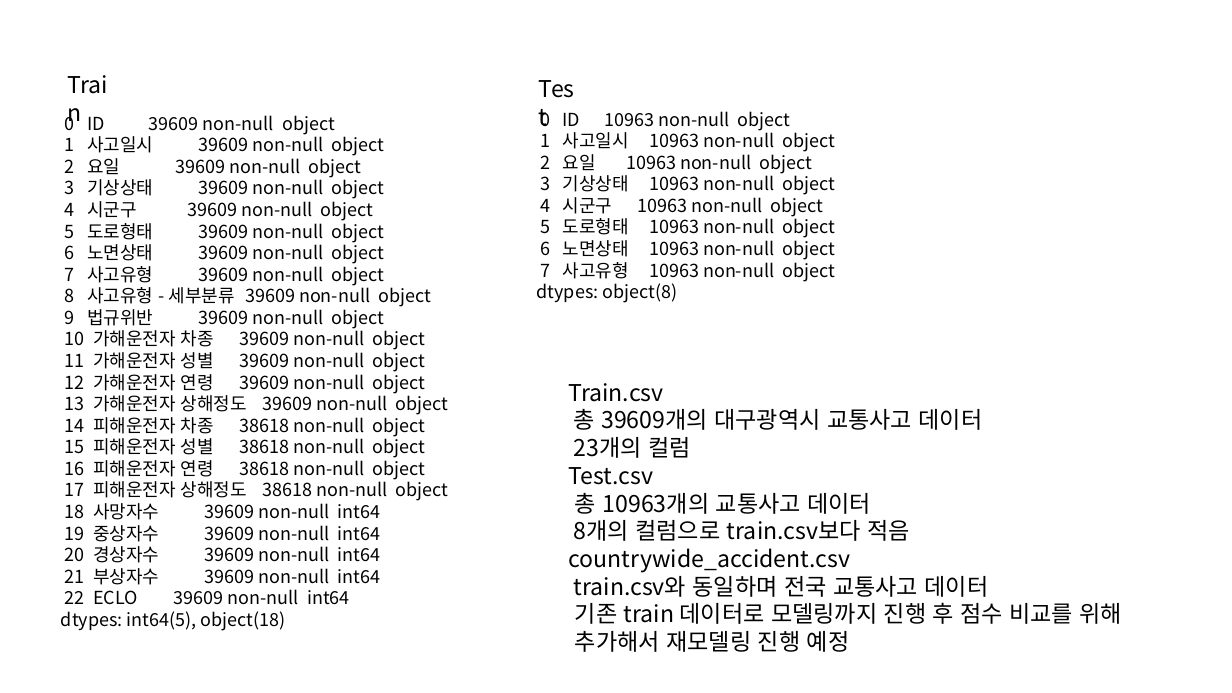
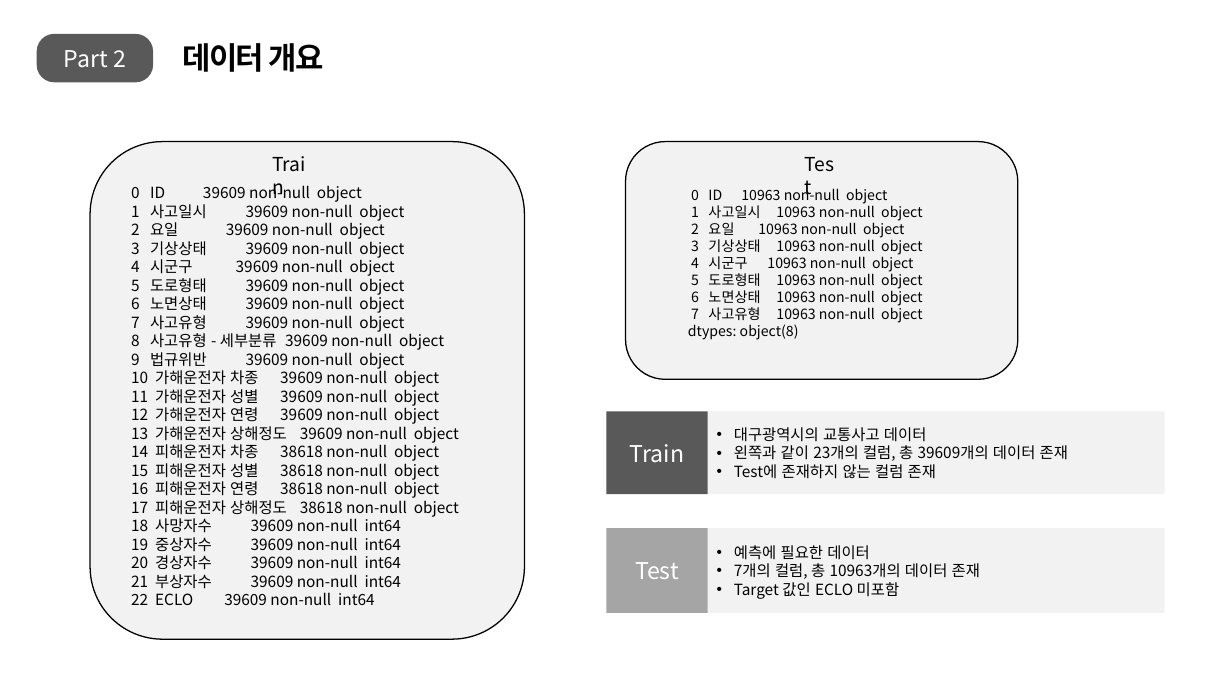
Before and after one commit to vvvjh112/DACON_Practice, a slide deck: slide 4 of Daegu/보고서/대구교통사고 예측.pptx (slide 3 before the commit). Drawn at 1232x693 pixels with LibreOffice and Linux fonts; fonts in the diff are those of the drawing. Boxes give left, top, right and bottom in pixels: in the first picture for what was removed or moved away, otherwise in the second. Text is boxed around its words. In the diff, an @@ line names an element or a change of style, - is before the commit and + after.

```diff
--- a/Daegu/보고서/대구교통사고 예측.pptx
+++ b/Daegu/보고서/대구교통사고 예측.pptx
@@ rounded rectangle added at (x1=37, y1=34, x2=153, y2=82), fill #595959, 18 pt, text #FFFFFF @@
+Part 2
@@ text added at (x1=183, y1=43, x2=324, y2=72), 24 pt, text #000000, bold @@
+데이터 개요
@@ rounded rectangle added at (x1=90, y1=141, x2=524, y2=640), fill #F2F2F2, outline #000000 1 pt @@
@@ text "Train" moved from (x1=58, y1=67, x2=127, y2=104) to (x1=263, y1=148, x2=323, y2=180) @@
@@ text "Train" at (x1=263, y1=148, x2=323, y2=180): size 18 to 15 pt @@
@@ rounded rectangle added at (x1=626, y1=141, x2=1019, y2=379), fill #F2F2F2, outline #000000 1 pt @@
@@ text "Test" at (x1=796, y1=148, x2=848, y2=180): size 18 to 15 pt @@
@@ text "Test" moved from (x1=530, y1=70, x2=589, y2=107) to (x1=796, y1=148, x2=848, y2=180) @@
@@ text "0 ID 39609 non-null object" moved from (x1=61, y1=111, x2=449, y2=631) to (x1=131, y1=183, x2=459, y2=605) @@
@@ text "0 ID 39609 non-null object" at (x1=131, y1=183, x2=459, y2=605): size 14 to 12 pt @@
@@ text "0 ID 10963 non-null object" moved from (x1=537, y1=109, x2=835, y2=303) to (x1=688, y1=187, x2=922, y2=340) @@
@@ text "0 ID 10963 non-null object" at (x1=688, y1=187, x2=922, y2=340): size 14 to 11 pt @@
@@ text removed at (x1=569, y1=383, x2=1123, y2=652) @@
-Train.csv
-총 39609개의 대구광역시 교통사고 데이터
-23개의 컬럼
-Test.csv
-총 10963개의 교통사고 데이터
-8개의 컬럼으로 train.csv보다 적음
-countrywide_accident.csv
-train.csv와 동일하며 전국 교통사고 데이터
-기존 train 데이터로 모델링까지 진행 후 점수 비교를 위해
-추가해서 재모델링 진행 예정
@@ rectangle added at (x1=606, y1=411, x2=708, y2=494), fill #595959, 18 pt, text #FFFFFF @@
+Train
@@ rectangle added at (x1=708, y1=411, x2=1165, y2=494), fill #F2F2F2, 12 pt, text #000000 @@
+• 대구광역시의 교통사고 데이터
+• 왼쪽과 같이 23개의 컬럼, 총 39609개의 데이터 존재
+• Test에 존재하지 않는 컬럼 존재
@@ rectangle added at (x1=606, y1=529, x2=707, y2=614), fill #A5A5A5, 18 pt, text #FFFFFF @@
+Test
@@ rectangle added at (x1=708, y1=529, x2=1165, y2=614), fill #F2F2F2, 12 pt, text #000000 @@
+• 예측에 필요한 데이터
+• 7개의 컬럼, 총 10963개의 데이터 존재
+• Target 값인 ECLO 미포함
@@ text at (x1=61, y1=611, x2=286, y2=631): paragraph removed @@
-dtypes: int64(5), object(18)
```
Also in this commit, not shown: 4 other slides changed, 11 slides added, 6 slides removed, 2 other files.
